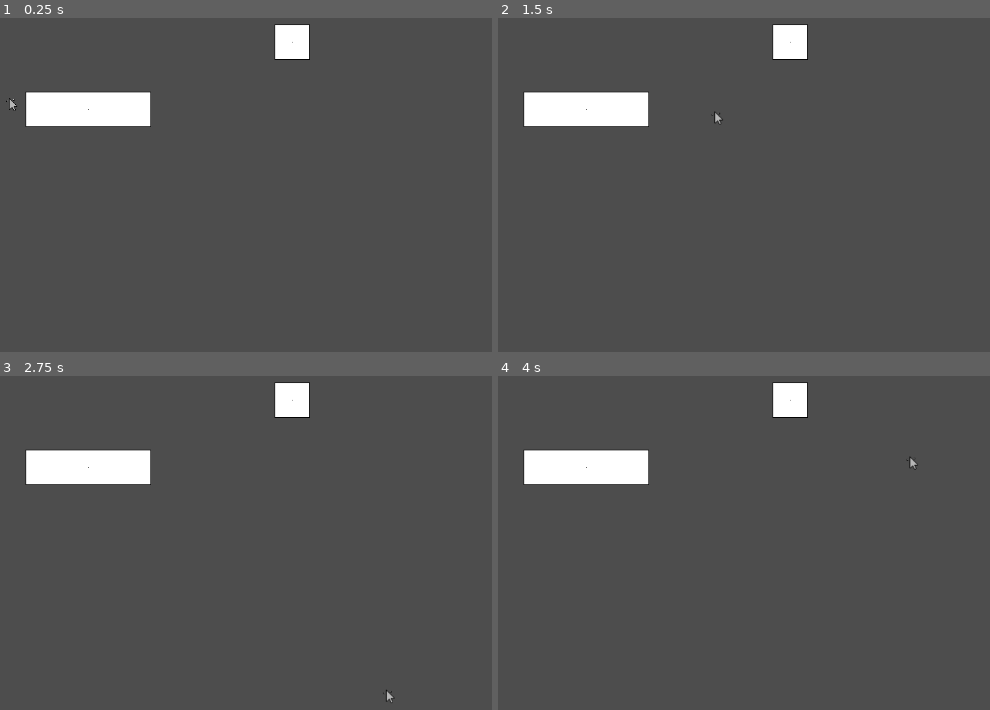
Above: before the commit, frames 1-4 (two rows, left to right).
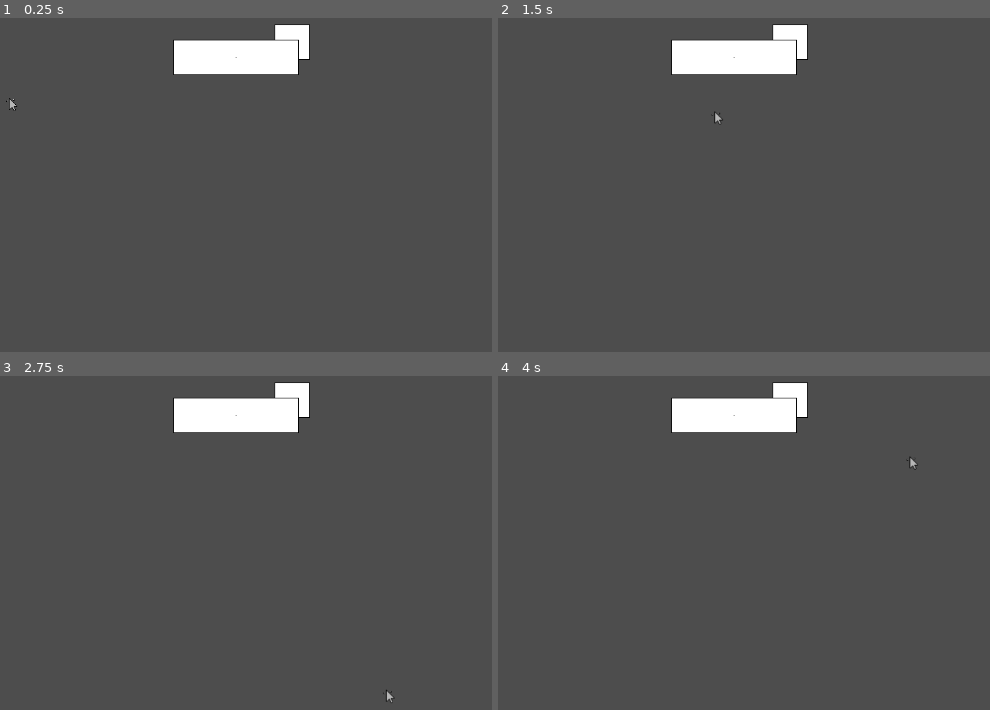
Above: after the commit, the same moments.

Repository: username123115/Clicky
Game: Godot game, scene res://intro.tscn
Same seed, same stepped clock (60 frames per second), same inputs: the game is played once before the commit and once after it.
Inputs:
- Up to frame 1 (0.25 s): no input
- Up to frame 2 (1.5 s): tap Enter at 0.5 s; hold L (move_right) 0.53-1.28 s; hold J (move_down) from 1.28 s (still down)
- Up to frame 3 (2.75 s): tap Space at 2 s; release J (move_down) at 2.03 s; hold L (move_right) from 2.03 s (still down)
- Up to frame 4 (4 s): tap Enter at 2.75 s; release L (move_right) at 2.78 s; hold K (move_up) 2.78-3.53 s; hold H (move_left) from 3.53 s (still down)

The runs differ from the first frame. In frame 1, 5.0% of the frame differs, in the area x 5-61%, y 6-33%; in frame 2, 5.0%; in frame 3, 5.0%; in frame 4, 5.0%.

Commit message:
add window detection

Diff:
--- a/intro.tscn
+++ b/intro.tscn
@@ -15,5 +15,5 @@
 position = Vector2(404, -91)
 
 [node name="Window2" parent="." instance=ExtResource("2_2je34")]
-position = Vector2(110, 6)
+position = Vector2(323, -69)
 init_width = 180
--- a/player/player.gd
+++ b/player/player.gd
@@ -5,3 +5,4 @@
 
 var in_window : bool = false	#for the window FSM, tracks whether or not player is in a window
 var window : Node				#if `in_window` is set, this is the window the player is in
+var window_stack := []
--- a/player/player.tscn
+++ b/player/player.tscn
@@ -1,9 +1,12 @@
-[gd_scene load_steps=6 format=3 uid="uid://b76rhy6jvdbac"]
+[gd_scene load_steps=9 format=3 uid="uid://b76rhy6jvdbac"]
 
 [ext_resource type="Script" path="res://player/player.gd" id="1_ce8eu"]
 [ext_resource type="Texture2D" uid="uid://csb4wseuhc7sj" path="res://assets/art/clicky_concept.png" id="2_3j0jd"]
-[ext_resource type="Script" path="res://player/state_floating.gd" id="3_70e58"]
-[ext_resource type="Script" path="res://player/state_machine_player.gd" id="3_ejt0g"]
+[ext_resource type="Script" path="res://player/state_movement/state_floating.gd" id="3_70e58"]
+[ext_resource type="Script" path="res://player/state_movement/sm_movement.gd" id="3_ejt0g"]
+[ext_resource type="Script" path="res://player/state_window_interactions/sm_window.gd" id="5_e2jbi"]
+[ext_resource type="Script" path="res://player/state_window_interactions/state_idle.gd" id="6_8djrw"]
+[ext_resource type="Script" path="res://player/state_window_interactions/state_resize.gd" id="7_w06jt"]
 
 [sub_resource type="RectangleShape2D" id="RectangleShape2D_babds"]
 size = Vector2(10, 14)
@@ -18,9 +21,19 @@
 position = Vector2(-1, -1)
 shape = SubResource("RectangleShape2D_babds")
 
-[node name="State Machine" type="Node" parent="."]
+[node name="State Machine Movement" type="Node" parent="."]
 script = ExtResource("3_ejt0g")
 start_state = NodePath("Floating")
 
-[node name="Floating" type="Node" parent="State Machine"]
+[node name="Floating" type="Node" parent="State Machine Movement"]
 script = ExtResource("3_70e58")
+
+[node name="State Machine Windows" type="Node" parent="."]
+script = ExtResource("5_e2jbi")
+start_state = NodePath("Idle")
+
+[node name="Idle" type="Node" parent="State Machine Windows"]
+script = ExtResource("6_8djrw")
+
+[node name="Resize" type="Node" parent="State Machine Windows"]
+script = ExtResource("7_w06jt")
--- a/player/state_window_interactions/sm_window.gd
+++ b/player/state_window_interactions/sm_window.gd
@@ -23,12 +23,32 @@
 func _on_window_enter(window, body):
 	if body != owner:
 		return
-	print("It's me!")
+	# handle overlapping windows
+	if owner.in_window:
+		owner.window_stack.push_back(window)	#if this stack is empty this will become the next active window
+		return
+
+	owner.in_window = true
+	owner.window = window
+	print("Transition from open space to a window")
 
 func _on_window_exit(window, body):
 	if body != owner:
 		return
-	print("it's me again!")
+	if window == owner.window:
+		# don't set this to false, find the next window we entered and set that as active
+		if len(owner.window_stack):
+			owner.window = owner.window_stack.pop_front()
+			print("active window has changed")
+		# this was the only window, no we're in a plain area
+		else:
+			owner.in_window = false
+			owner.window = null
+			print("out in the open!")
+	# we exited some window in the window stack, remove it
+	else:
+		owner.window_stack.erase(window)
+
 
 
 func _unhandled_input(event: InputEvent) -> void:
Renamed: player/state_machine_player.gd -> player/state_movement/sm_movement.gd
Renamed: player/state_floating.gd -> player/state_movement/state_floating.gd
